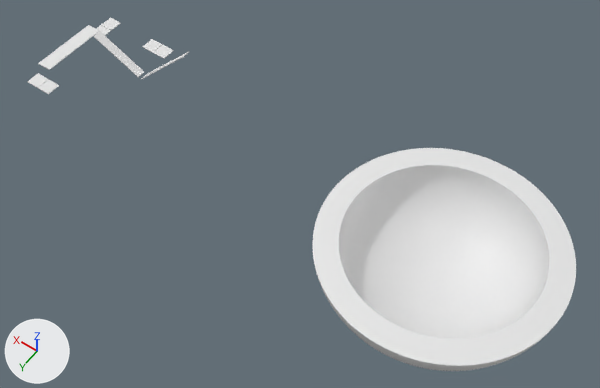
One commit to the Blender file Assets/Resources/Levels/IntroLevel2.blend: the scene before it, then after it.
Rendered twice from a camera (50 mm lens) standing at (-130.5, 150.3, 225.4) and looking at (-38.1, 20.9, 22.1). The axes (+X, +Y, +Z) are drawn at lower left. The lights are the same throughout.

The scene before the commit, as lines of its bpy script (objects in view):
```python
me_cube_007 = bpy.data.meshes.new('Cube.007')
me_cube_007.from_pydata(...)  # 12 vertices, 6 faces; spans x -1.0..1.0, y -8.13..1.0, z -1.0..1.0
me_cube_007.materials.append(mat_marbletexture1_jpg)  # its picture is missing
me_cube_008 = bpy.data.meshes.new('Cube.008')
me_cube_008.from_pydata(...)  # a box spanning x -1.0..1.0, y -1.0..1.0, z -1.0..1.0
me_cube_008.materials.append(mat_marbletexture1_jpg)  # its picture is missing
me_cube_009 = bpy.data.meshes.new('Cube.009')
me_cube_009.from_pydata(...)  # a box spanning x -1.0..1.0, y -1.0..1.0, z -1.0..1.0
me_cube_009.materials.append(mat_marbletexture1_jpg)  # its picture is missing
me_sphere = bpy.data.meshes.new('Sphere')
me_sphere.from_pydata(...)  # 257 vertices, 256 faces; spans x -1.0..1.0, y -1.0..1.0, z -1.0..0.0
me_sphere.materials.append(mat_marbletexture1_jpg)  # its picture is missing
ob_platformd = bpy.data.objects.new('PlatformD', me_cube_007)
ob_platformd.location = (50.4, 35.6, 40.4)
ob_platformd.scale = (2.5, 2.5, 0.125)
ob_rampa = bpy.data.objects.new('RampA', me_cube_008)
ob_rampa.location = (38.7, 16.7, 36.0)
ob_rampa.rotation_euler = (0.0, -0.436, 0.0)  # degrees (0, -25, 0)
ob_rampa.scale = (10.0, 1.5, 0.125)
ob_rampb = bpy.data.objects.new('RampB', me_cube_009)
ob_rampb.location = (17.9, 16.7, 42.1)
ob_rampb.rotation_euler = (0.0, 0.785, 0.0)  # degrees (0, 45, 0)
ob_rampb.scale = (15.0, 1.5, 0.125)
ob_sphere = bpy.data.objects.new('Sphere', me_sphere)
ob_sphere.location = (-85.3, 16.8, 29.2)
ob_sphere.scale = (30.0, 30.0, 20.0)
_m = ob_sphere.modifiers.new('Subsurf', 'SUBSURF')
_m.levels = 2
_m = ob_sphere.modifiers.new('Solidify', 'SOLIDIFY')
_m.thickness = 0.25
_m.nonmanifold_thickness_mode = 'FIXED'
_m.nonmanifold_merge_threshold = 0.0003
```
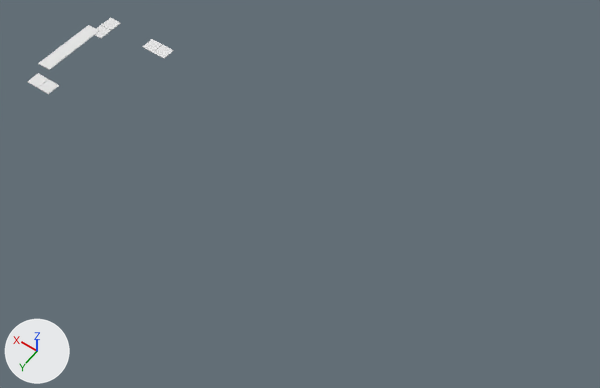
Commit message: Improved/Changed levels 1, 2, and 3

What differs and where, as boxes [x1, y1, x2, y2] in the pictures (600 x 388 px):
'Sphere', deleted: before [313, 148, 576, 371]
'RampA', deleted: before [94, 32, 144, 77]
'RampB', deleted: before [141, 52, 189, 79]

What changed in the scene script:
```text
Remove ob_sphere:
    ob_sphere = bpy.data.objects.new('Sphere', me_sphere)
    ob_sphere.location = (-85.3, 16.8, 29.2)
    ob_sphere.scale = (30.0, 30.0, 20.0)
    _m = ob_sphere.modifiers.new('Subsurf', 'SUBSURF')
    _m.levels = 2
    _m = ob_sphere.modifiers.new('Solidify', 'SOLIDIFY')
    _m.thickness = 0.25
    _m.nonmanifold_thickness_mode = 'FIXED'
    _m.nonmanifold_merge_threshold = 0.0003
Remove ob_rampb:
    ob_rampb = bpy.data.objects.new('RampB', me_cube_009)
    ob_rampb.location = (17.9, 16.7, 42.1)
    ob_rampb.rotation_euler = (0.0, 0.785, 0.0)  # degrees (0, 45, 0)
    ob_rampb.scale = (15.0, 1.5, 0.125)
Remove ob_rampa:
    ob_rampa = bpy.data.objects.new('RampA', me_cube_008)
    ob_rampa.location = (38.7, 16.7, 36.0)
    ob_rampa.rotation_euler = (0.0, -0.436, 0.0)  # degrees (0, -25, 0)
    ob_rampa.scale = (10.0, 1.5, 0.125)
```
